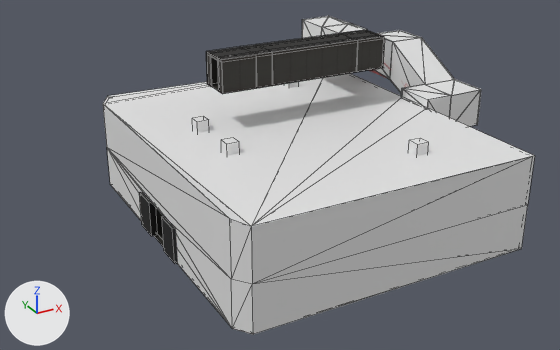
The FBX model Assets/Art/Models/Level 2.fbx as it was, and as the next commit left it.
Both versions are drawn from a camera (50 mm lens) standing at (-13.3, -33.6, 18.9) and looking at (11.5, 11.5, -3.7). Every picture has the same lights, and +X, +Y and +Z are marked at lower left. Mesh edges are drawn as thin lines on the coarser meshes. Where no turn or scale is listed for an object, it has been applied to the vertices.

The first picture shows 'Exit Door L', 'Exit Door R', 'Level 2 Staircase Walls', 'New Level 2 Pillars', 'New Level 2 Room', 'Walls Hallway 2'.
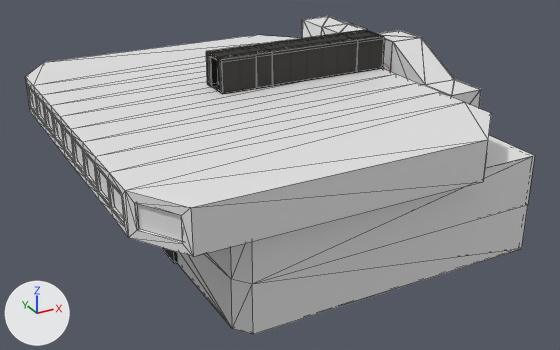
Location of each change, [x1, y1, x2, y2] in pixels of the pictures (560 x 350 px):
```json
{"object": "Deck Bounding Box", "change": "added", "after": [25, 35, 491, 257]}
{"object": "Deck BB Windows", "change": "added", "after": [31, 91, 183, 241]}
{"object": "New Level 2 Room", "change": "unchanged, covered by the edit", "before": [103, 73, 535, 334], "after": [177, 135, 535, 334]}
{"object": "New Level 2 Pillars", "change": "unchanged, covered by the edit", "before": [192, 81, 429, 156]}
```

The change, as JSON lines over the scene's bpy script:
```json
{"op": "add", "block": "me_mesh_017", "code": ["me_mesh_017 = bpy.data.meshes.new('Mesh.017')", "me_mesh_017.from_pydata(...)  # 156 vertices, 286 faces; spans x -15.7..8.4, y -14.6..14.6, z 0.0..2.6"]}
{"op": "add", "block": "me_mesh_018", "code": ["me_mesh_018 = bpy.data.meshes.new('Mesh.018')", "me_mesh_018.from_pydata(...)  # 44 vertices, 11 faces; spans x -15.6..-13.8, y -14.1..14.1, z 0.5..2.1"]}
{"op": "add", "block": "ob_deck_bounding_box", "code": ["ob_deck_bounding_box = bpy.data.objects.new('Deck Bounding Box', me_mesh_017)", "ob_deck_bounding_box.location = (12.58, 12.16, 0.0)"]}
{"op": "add", "block": "ob_deck_bb_windows", "code": ["ob_deck_bb_windows = bpy.data.objects.new('Deck BB Windows', me_mesh_018)", "ob_deck_bb_windows.location = (12.58, 12.16, 0.0)"]}
```
